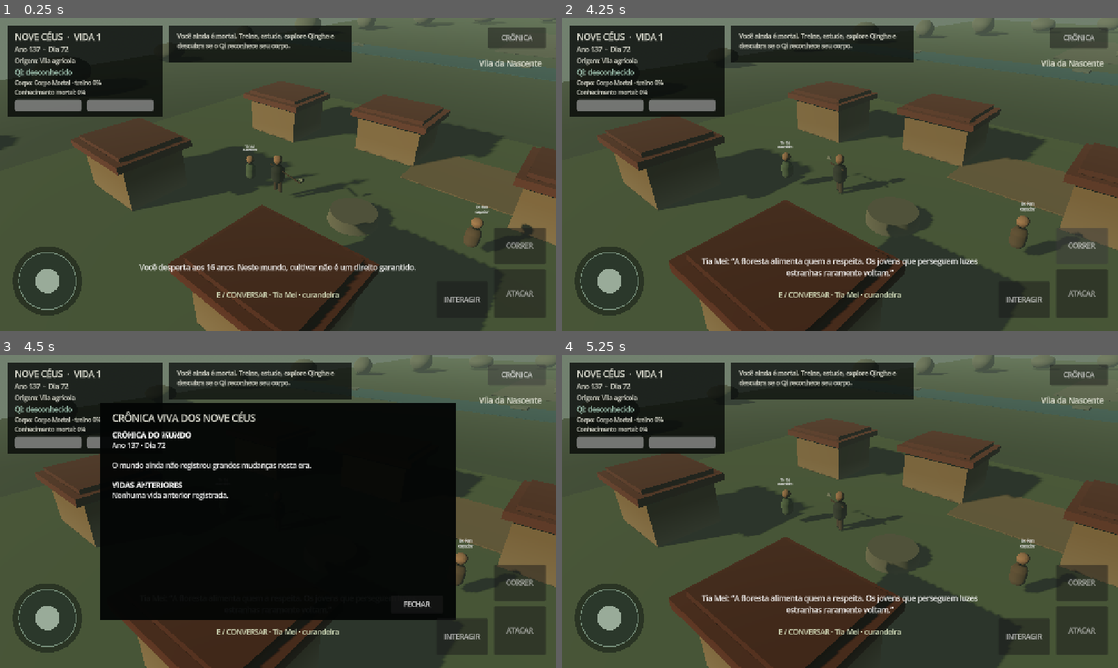
Above: before the commit, frames 1-4 (two rows, left to right).
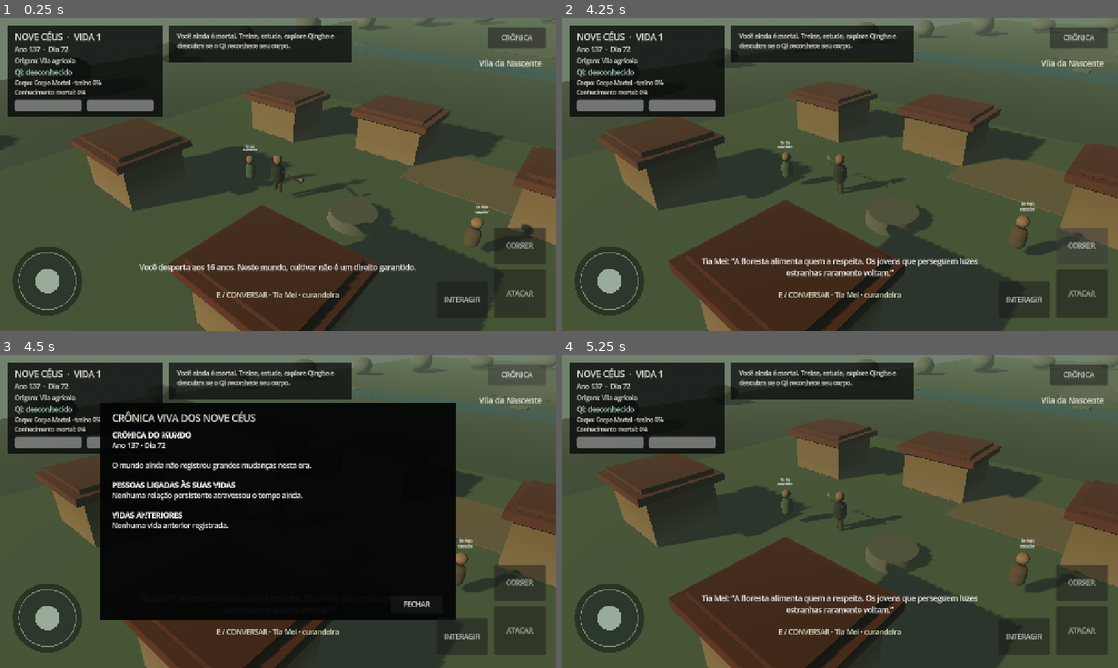
Above: after the commit, the same moments.

Repository: kanintsu/Nove-ceus
Game: Godot game, scene res://main.tscn
Two runs of this game, one before a commit and one after it. Both use one fixed random seed, a clock stepped at 60 frames per second and the inputs below.
Inputs (mouse positions are in pixels of both pictures, inside the frame that each line leads up to):
- Up to frame 1 (0.25 s): no input
- Up to frame 2 (4.25 s): tap Enter at 0.5 s; drag from (612, 280) to (895, 105) at 0.52 s; drag from (728, 190) to (812, 237) at 1.27 s; click "ATACAR" at 2 s; click "INTERAGIR" at 2.75 s; click "CORRER" at 3.5 s
- Up to frame 3 (4.5 s): click "CRÔNICA" at 4.25 s
- Up to frame 4 (5.25 s): click "FECHAR" at 5 s

Frames 1-2 are identical in both runs. In frame 3, 1.2% of the frame differs, in the area x 20-55%, y 40-56%; in frame 4, nothing differs.

Commit message:
feat: persist relationships and simulate lives across reincarnations

Diff:
--- a/scripts/core/world_state.gd
+++ b/scripts/core/world_state.gd
@@ -5,6 +5,9 @@
 signal life_started(life: Dictionary)
 signal life_ended(summary: Dictionary)
 signal chronicle_changed
+signal rare_encounter_changed(profile: Dictionary)
+
+const NotablePersonSystemScript = preload("res://scripts/core/notable_person_system.gd")
 
 var rng := RandomNumberGenerator.new()
 var world_seed: int = 0
@@ -14,6 +17,8 @@
 var current_life: Dictionary = {}
 var chronicles: Array[Dictionary] = []
 var world_events: Array[String] = []
+var notable_people: Array[Dictionary] = []
+var current_rare_encounter: Dictionary = {}
 
 func initialize(seed_value: int = 0) -> void:
 	world_seed = seed_value
@@ -30,6 +35,9 @@
 	while world_day > 360:
 		world_day -= 360
 		world_year += 1
+	if not current_life.is_empty():
+		current_life["age"] = current_age()
+	_try_generate_rare_encounter(days)
 	calendar_changed.emit(world_year, world_day)
 
 func end_life(cause: String, age_years: int) -> Dictionary:
@@ -55,19 +63,38 @@
 	return summary
 
 func reincarnate() -> Dictionary:
-	var years_between := rng.randi_range(1, 34)
-	world_year += years_between
+	var years_until_birth := rng.randi_range(1, 34)
+	current_rare_encounter = {}
+	rare_encounter_changed.emit({})
+	world_year += years_until_birth
+	_simulate_world(years_until_birth)
+	var new_birth_year := world_year
+	world_year += 16
+	_simulate_world(16)
 	world_day = rng.randi_range(1, 360)
-	_simulate_world(years_between)
-	_start_new_life(true)
+	_start_new_life(true, new_birth_year)
 	calendar_changed.emit(world_year, world_day)
 	return current_life
 
 func record_world_event(text: String) -> void:
 	world_events.push_front("Ano %d — %s" % [world_year, text])
-	if world_events.size() > 16:
+	if world_events.size() > 20:
 		world_events.pop_back()
 	chronicle_changed.emit()
+
+func accept_current_rare_encounter() -> bool:
+	if current_rare_encounter.is_empty():
+		return false
+	var person: Dictionary = current_rare_encounter.duplicate(true)
+	person["accepted"] = true
+	person["relation"] = "protegido da Vida %d" % incarnation_index
+	person["patron_life"] = incarnation_index
+	notable_people.append(person)
+	record_world_event("%s passou a ser protegido pela sua Vida %d." % [String(person.get("name", "Alguém")), incarnation_index])
+	current_rare_encounter = {}
+	rare_encounter_changed.emit({})
+	chronicle_changed.emit()
+	return true
 
 func public_life_info() -> Dictionary:
 	return {
@@ -91,6 +118,13 @@
 		for event_text in world_events:
 			lines.append("• " + event_text)
 	lines.append("")
+	lines.append("[b]PESSOAS LIGADAS ÀS SUAS VIDAS[/b]")
+	if notable_people.is_empty():
+		lines.append("Nenhuma relação persistente atravessou o tempo ainda.")
+	else:
+		for person in notable_people:
+			lines.append("• " + NotablePersonSystemScript.public_summary(person))
+	lines.append("")
 	lines.append("[b]VIDAS ANTERIORES[/b]")
 	if chronicles.is_empty():
 		lines.append("Nenhuma vida anterior registrada.")
@@ -98,24 +132,36 @@
 		for summary in chronicles:
 			var cultivation_text := "tocou o Qi" if bool(summary["reached_qi"]) else "permaneceu mortal"
 			lines.append("• Vida %d: %s; morreu aos %d anos (%s), %s." % [int(summary["incarnation"]), String(summary["origin"]), int(summary["age"]), String(summary["cause"]), cultivation_text])
-	return "
-".join(lines)
+	return "\n".join(lines)
 
-func _start_new_life(is_reincarnation: bool) -> void:
+func _start_new_life(is_reincarnation: bool, birth_year_override: int = -1) -> void:
 	incarnation_index += 1
 	current_life = BirthSystem.generate_birth(rng)
 	current_life["incarnation"] = incarnation_index
-	# A demonstração começa quando a nova vida já consegue agir por conta própria.
-	current_life["birth_year"] = world_year - 16
+	current_life["birth_year"] = birth_year_override if birth_year_override >= 0 else world_year - 16
 	current_life["age"] = 16
 	current_life["alive"] = true
 	if is_reincarnation:
 		record_world_event("uma nova alma despertou em algum ponto da região de Qinghe.")
 	life_started.emit(current_life)
 
+func _try_generate_rare_encounter(days_exposed: int) -> void:
+	if not current_rare_encounter.is_empty():
+		return
+	var encounter: Dictionary = NotablePersonSystemScript.roll_rare_encounter(rng, world_year, days_exposed)
+	if encounter.is_empty():
+		return
+	current_rare_encounter = encounter
+	record_world_event("um encontro incomum surgiu nas estradas da região: %s." % String(encounter.get("role", "viajante")))
+	rare_encounter_changed.emit(current_rare_encounter)
+
 func _simulate_world(years_passed: int) -> void:
 	if years_passed <= 0:
 		return
+	var person_events: Array[String] = NotablePersonSystemScript.advance_people(notable_people, years_passed, rng, world_year)
+	for person_event in person_events:
+		record_world_event(person_event)
+
 	var event_count := clampi(1 + int(years_passed / 10.0), 1, 4)
 	var candidates: Array[String] = [
 		"uma família mercante ampliou a estrada de Qinghe.",
@@ -128,6 +174,8 @@
 		"um jovem desconhecido foi aceito por uma seita distante.",
 		"uma disputa territorial entre famílias terminou sem vencedor.",
 		"a concentração de Qi na Montanha do Véu aumentou por alguns dias.",
+		"um estudioso mortal publicou métodos que melhoraram a irrigação de aldeias.",
+		"uma velha família perdeu prestígio depois da morte de seu patriarca.",
 	]
 	for _i in range(event_count):
 		record_world_event(candidates[rng.randi_range(0, candidates.size() - 1)])
